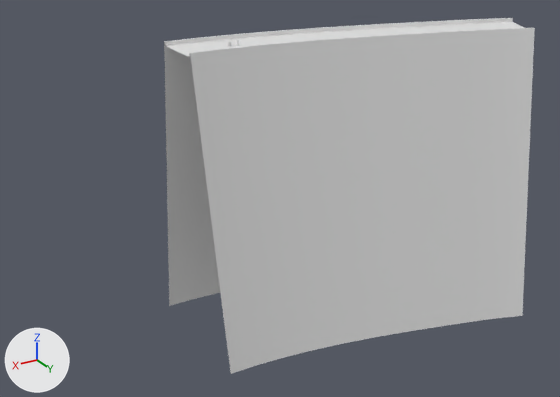
What one commit did to the Blender file Namen't TowerDef/World/Dam/DamWorldTowerDef.blend.
Rendered twice from a 50 mm camera at (217.0, 480.0, 144.0) aimed at (-52.0, 32.0, -80.0). Arrows for +X, +Y and +Z are at lower left; the lights stay in place.
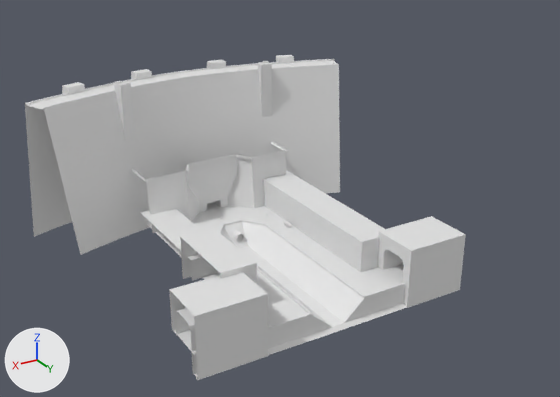
Where the newer file only moved an object's origin or applied its transform, the numbers keep the older frame.

The change, as a list of edits to the scene's bpy script:
```text
Add mat_damunder_texture:
    mat_damunder_texture = principled_material('DamUnder.Texture')
    mat_damunder_texture.base_color = (0.8, 0.8, 0.8)  # white #e7e7e7
Add mat_dam_texture:
    mat_dam_texture = principled_material('Dam.Texture')
    mat_dam_texture.base_color = (0.8, 0.8, 0.8)  # white #e7e7e7
Add me_cube_020:
    me_cube_020.from_pydata(...)  # 55 vertices, 26 faces; spans x -46.0..46.0, y 29.0..181.0, z -78.0
    me_cube_020.polygons.foreach_set('use_smooth', [True] * 26)
Add me_plane:
    me_plane.from_pydata(...)  # 40 vertices, 19 faces; spans x -87.0..87.0, y 13.0..177.0, z -78.0
Add me_cube_001:
    me_cube_001.from_pydata(...)  # 214 vertices, 154 faces; spans x -88.0..88.0, y 9.0..185.0, z -92.0..-40.0
    me_cube_001.polygons.foreach_set('use_smooth', [True] * 154)
    me_cube_001.materials.append(mat_damunder_texture)  # white #e7e7e7
Add me_plane_005:
    me_plane_005.from_pydata(...)  # 62 vertices, 33 faces; spans x -111.0..111.0, y -16.0..22.0, z 10.0
    me_plane_005.polygons.foreach_set('use_smooth', [True] * 33)
Add me_plane_004:
    me_plane_004.from_pydata(...)  # 60 vertices, 29 faces; spans x -114.0..114.0, y -11.0..16.0, z 10.0
    me_plane_004.polygons.foreach_set('use_smooth', [True] * 29)
Add me_plane_002:
    me_plane_002.from_pydata(...)  # 612 vertices, 441 faces; spans x -118.0..118.0, y -41.0..41.0, z -82.0..17.0
    me_plane_002.polygons.foreach_set('use_smooth', [True] * 441)
    me_plane_002.materials.append(mat_dam_texture)  # white #e7e7e7
Change ob_plane:
    add ob_plane.hide_set(True)  # its collection is switched off
Add ob_damunderturretplace:
    ob_damunderturretplace = bpy.data.objects.new('DamUnderTurretPlace', me_cube_020)
    ob_damunderturretplace.location = (0.0, 0.0, 0.0)
Add ob_damunderenemies:
    ob_damunderenemies = bpy.data.objects.new('DamUnderEnemies', me_plane)
    ob_damunderenemies.location = (0.0, 0.0, 0.0)
Add ob_damunder:
    ob_damunder = bpy.data.objects.new('DamUnder', me_cube_001)
    ob_damunder.location = (0.0, 0.0, 0.0)
Add ob_dampathenemies:
    ob_dampathenemies = bpy.data.objects.new('DamPathEnemies', me_plane_005)
    ob_dampathenemies.location = (0.0, 0.0, 0.0)
Add ob_damturretplaces:
    ob_damturretplaces = bpy.data.objects.new('DamTurretPlaces', me_plane_004)
    ob_damturretplaces.location = (0.0, 0.0, 0.0)
Add ob_damworld:
    ob_damworld = bpy.data.objects.new('DamWorld', me_plane_002)
    ob_damworld.location = (0.0, 0.0, 0.0)
```

Where the change shows, as pixel boxes (x1, y1, x2, y2) in the pictures (560 x 397 px):
'Plane', hidden
    before: (164, 18, 535, 374)
'DamUnder', added
    after: (131, 141, 466, 380)
'DamWorld', added
    after: (25, 55, 340, 255)
'DamUnderEnemies', added
    after: (179, 203, 404, 350)
'DamUnderTurretPlace', added
    after: (191, 206, 402, 327)
'DamPathEnemies', added
    after: (34, 63, 337, 109)
'DamTurretPlaces', added
    after: (27, 61, 336, 107)
